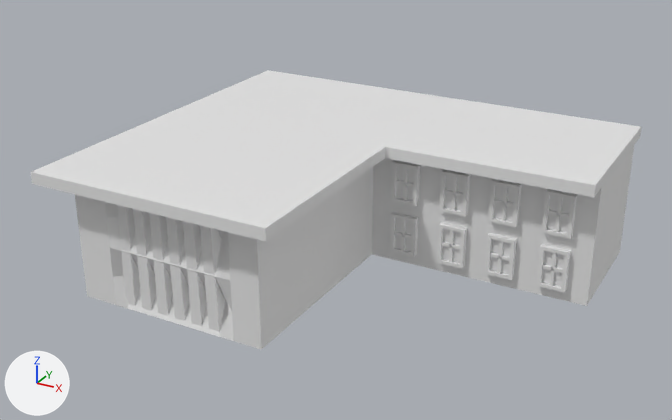
Renders of the FBX model assets/module_storm_sunder/FBX/Model/House/white01.fbx from each side of a commit.
Both versions are drawn from a 50 mm camera at (-2.41, -20.61, 11.81) aimed at (-13.41, -0.6, 1.81). Every picture has the same lights, and +X, +Y and +Z are marked at lower left. Where no turn or scale is listed for an object, it has been applied to the vertices.

The older version as bpy lines, for what is in view:
```python
me_white02 = bpy.data.meshes.new('white02')
me_white02.from_pydata(...)  # 348 vertices, 223 faces; spans x -19.07..-6.84, y -5.68..4.97, z 0.0..3.57
ob_white02 = bpy.data.objects.new('white02', me_white02)
ob_white02.location = (0.0, 0.0, 0.0)
```
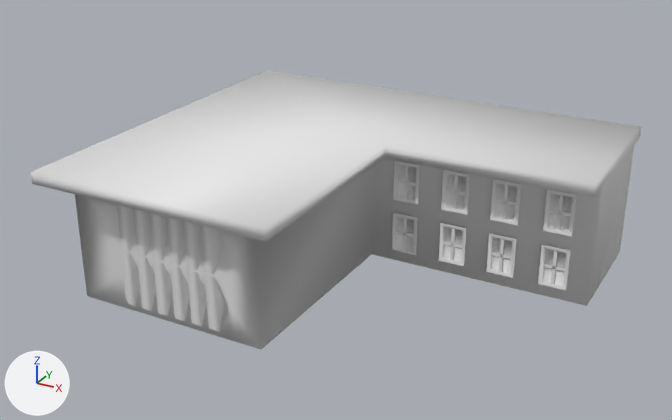
Patch to the scene script:
```diff
--- a/assets/module_storm_sunder/FBX/Model/House/white01.fbx.py
+++ b/assets/module_storm_sunder/FBX/Model/House/white01.fbx.py
@@ me_white02 @@
 # used by ob_white02; location = (0.0, 0.0, 0.0)
-me_white02.from_pydata(...)  # 348 vertices, 223 faces; spans x -19.07..-6.84, y -5.68..4.97, z 0.0..3.57
+me_white02.from_pydata(...)  # 252 vertices, 159 faces; spans x -19.07..-6.84, y -5.68..4.97, z 0.0..3.57
+# me_white02 part 1: the loose piece of 16 vertices spanning x -12.35..-11.6, y 0.58..0.89, z 0.32..1.46 is rebuilt with 12 vertices and now spans x -12.35..-11.6, y 0.71..0.75, z 0.32..1.46
+# me_white02 part 2: the loose piece of 16 vertices spanning x -8.14..-7.4, y 0.58..0.89, z 1.84..2.98 is rebuilt with 12 vertices and now spans x -8.14..-7.4, y 0.71..0.75, z 1.84..2.98
+# me_white02 part 3: the loose piece of 8 vertices spanning x -10.61..-10.52, y 0.61..0.74, z 0.38..1.4 is rebuilt with 4 vertices and now spans x -10.61..-10.52, y 0.72, z 0.38..1.4
+# me_white02 part 4: 7 loose pieces with 64 vertices, spanning x -12.02..-7.4, y 0.58..0.89, z 0.32..2.92, are deleted
+# me_white02 part 5
+# 86 vertices are removed from x -12.33..-7.42, y 0.58..0.89, z 0.32..2.98
+# 87 faces are deleted
+# 4 vertices in x -9.46..-8.92, y 0.58, z 1.93..2.89 move by (1.42, 0.13, -1.52)
+# 4 vertices in x -9.46..-8.92, y 0.68, z 1.93..2.89 move by (1.42, 0.07, -1.52)
+# 58 vertices move from x -12.35..-7.42, y 0.58..0.89, z 0.32..2.98 to x -12.35..-7.4, y 0.71..0.72, z 0.32..2.98
+# 36 vertices are added at x -12.33..-8.14, y 0.71..0.75, z 0.32..2.98
+# 8 new vertices lie (0.0, 0.0, -0.96) away from vertices in x -10.83..-8.92, y 0.71, z 1.37..2.89
+# 16 new vertices lie (0.0, 0.04, 0.0) away from vertices in x -10.83..-8.92, y 0.71, z 0.41..2.89
+# 6 new vertices lie (0.71, 0.0, 0.0) away from vertices in x -12.33..-9.54, y 0.72, z 0.84..2.46
+# 64 new faces join them
+# me_white02 part 6: the surface is now shaded smooth
```

Where the change shows, as pixel boxes [x1, y1, x2, y2] in the pictures (672 x 420 px; the box of a moved part takes in the faces that stretch with it):
part 1 of me_white02, rebuilt: before [390, 212, 418, 257]; after [392, 213, 418, 255]
part 2 of me_white02, rebuilt: before [542, 189, 577, 239]; after [543, 189, 577, 237]
part 3 of me_white02, rebuilt: before [449, 230, 454, 262]; after [450, 228, 455, 261]
part 4 of me_white02, deleted: before [401, 168, 571, 293]
part 5 of me_white02, moved or reshaped: before [391, 160, 569, 280]; after [393, 161, 571, 290]
